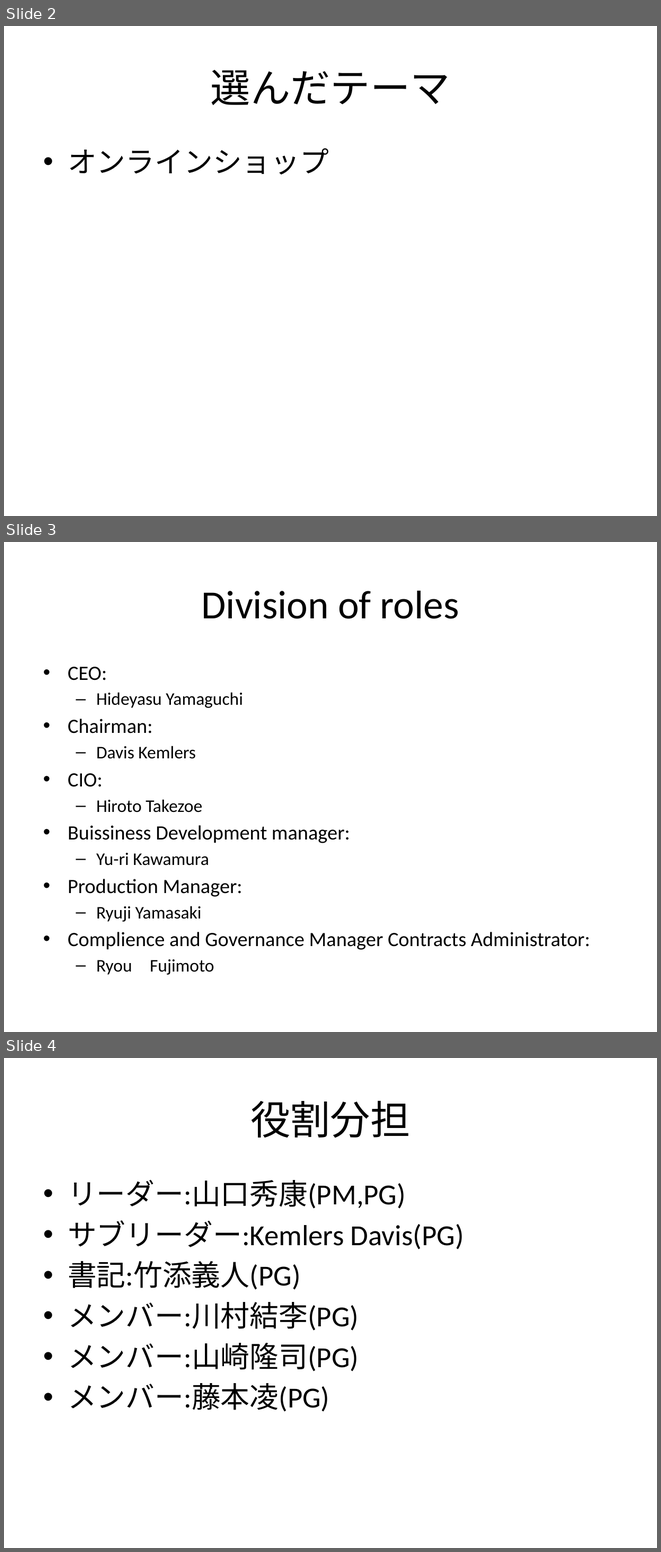
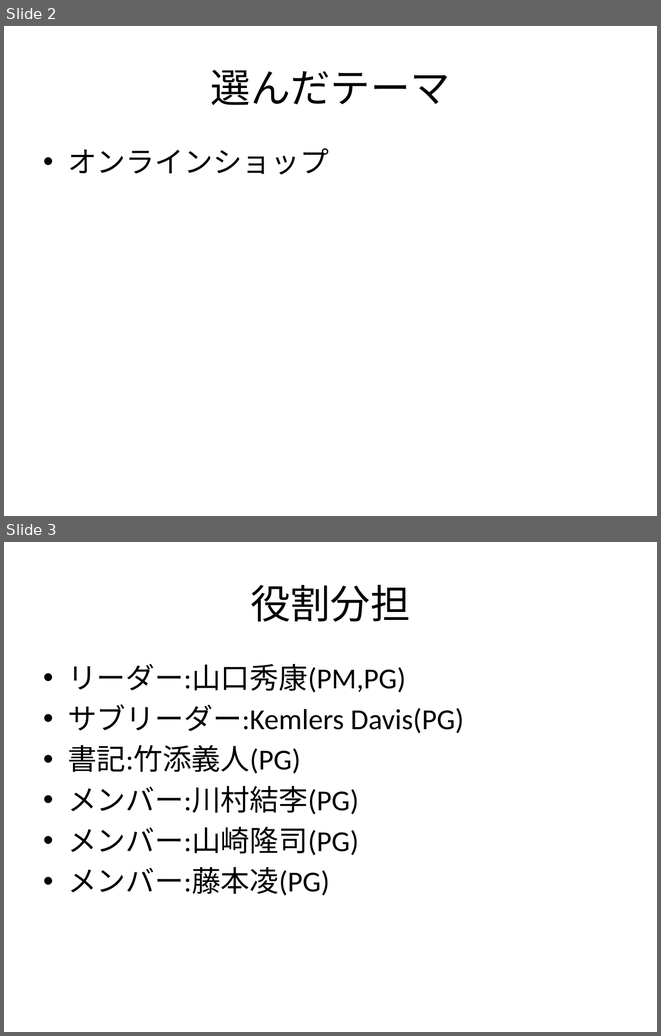
Before and after one commit to Dimda/OICBooks, a slide deck: DOCUMENTS/10月27日プレゼン.pptx. Shown one above the other, each under a label of ours: slides 2, 3 and 4 before the commit, slides 2 and 3 after it. The pictures are 661x1552 and 661x1036 pixels, drawn with LibreOffice and Linux fonts; fonts in the diff are those of the drawing. Boxes give left, top, right and bottom in pixels: in the first picture for what was removed or moved away, otherwise in the second. Text is boxed around its words. In the diff, an @@ line names an element or a change of style, - is before the commit and + after.

Commit message:
push

```diff
--- a/DOCUMENTS/10月27日プレゼン.pptx
+++ b/DOCUMENTS/10月27日プレゼン.pptx
@@ slide 3 removed at (4,542,657,1032), background #FFFFFF @@
@@ title removed at (202,590,459,619) @@
-Division of roles
@@ text removed at (68,667,590,974) @@
-• CEO:
-  – Hideyasu Yamaguchi
-• Chairman:
-  – Davis Kemlers
-• CIO:
-  – Hiroto Takezoe
-• Buissiness Development manager:
-  – Yu-ri Kawamura
-• Production Manager:
-  – Ryuji Yamasaki
-• Complience and Governance Manager Contracts Administrator:
-  – Ryou Fujimoto
@@ what was slide 4 is now slide 3 @@
```
